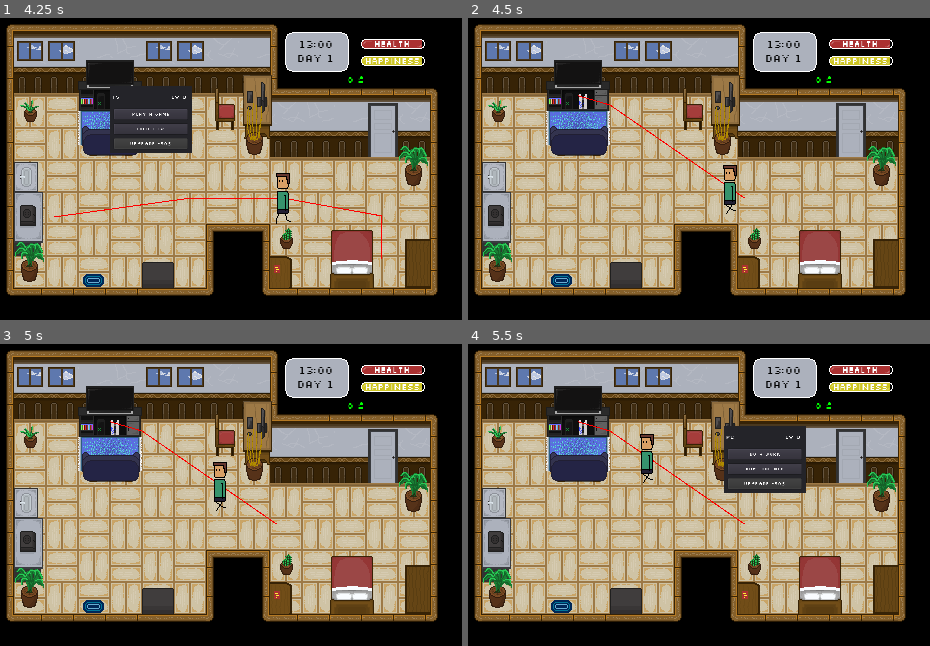
Above: before the commit, frames 1-4 (two rows, left to right).
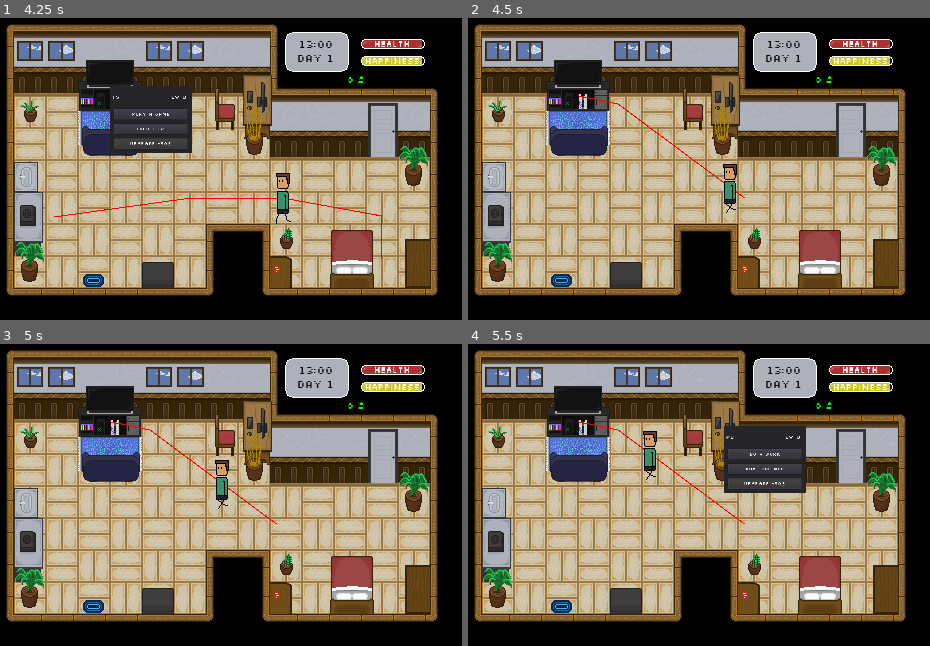
Above: after the commit, the same moments.

Repository: sun-wise-man/work-from-home
Game: Godot game, scene res://scenes/main.tscn
The game is run twice, just before and just after one commit, with the same random seed, the same clock (stepped at 60 frames per second) and the same inputs.
Inputs (mouse positions are in pixels of both pictures, inside the frame that each line leads up to):
- Up to frame 1 (4.25 s): move the mouse to (351, 259) at 0.52 s; click (351, 259) at 0.67 s; click "Go to sleep" at 1.25 s; move the mouse to (27, 217) at 2.02 s; click (27, 217) at 2.17 s; click "Make a meal" at 2.75 s; move the mouse to (110, 87) at 3.52 s; click (110, 87) at 3.67 s
- Up to frame 2 (4.5 s): click "Play a game" at 4.25 s
- Up to frame 3 (5 s): no input
- Up to frame 4 (5.5 s): move the mouse to (722, 425) at 5.02 s; click (722, 425) at 5.17 s

Frame 1 is identical in both runs. In frame 2, 0.4% of the frame differs, in the area x 24-60%, y 25-65%; in frame 3, 0.5%; in frame 4, 0.6%, in the area x 24-60%, y 25-60%.

Commit message:
Changing variable
Changing SFx volume, aligning polygon line

Diff:
--- a/scenes/main.tscn
+++ b/scenes/main.tscn
@@ -47,9 +47,9 @@
 [ext_resource path="res://audio/Sleep/114609__daxter31__snoring.wav" type="AudioStream" id=45]
 
 [sub_resource type="NavigationPolygon" id=1]
-vertices = PoolVector2Array( 64.5887, 93.9015, 248.505, 94.3163, 160.561, 103.316, 95.5613, 103.316, 63.9934, 122.475, 97.0876, 157.617, 64.5613, 150.316, 160.241, 157.302, 248.926, 142.315, 209.561, 196.316, 439.385, 184.104, 440.561, 212.316, 417.061, 212.066, 416.936, 182.982, 340.561, 214.316, 317.561, 212.316, 302.218, 196.477, 288.561, 158.316, 418.078, 158.506, 400.561, 214.316, 40.5613, 150.316, 40.5613, 122.276, 64.5613, 182.316, 72.5613, 182.316, 417.311, 278.316, 400.561, 278.316, 340.561, 278.316, 317.652, 278.372, 144.561, 254.316, 144.561, 270.316, 72.5613, 270.316, 209.561, 254.316, 302.561, 212.316, 256.069, 142.513, 256.069, 157.99 )
-polygons = [ PoolIntArray( 0, 1, 2, 3 ), PoolIntArray( 4, 0, 3, 5, 6 ), PoolIntArray( 7, 2, 1, 8, 9 ), PoolIntArray( 10, 11, 12, 13 ), PoolIntArray( 14, 15, 16, 17, 18, 13, 19 ), PoolIntArray( 20, 21, 4, 6 ), PoolIntArray( 22, 6, 5, 23 ), PoolIntArray( 12, 24, 25, 19, 13 ), PoolIntArray( 26, 27, 15, 14 ), PoolIntArray( 28, 29, 30, 23, 5 ), PoolIntArray( 7, 9, 31, 28, 5 ), PoolIntArray( 15, 32, 16 ), PoolIntArray( 8, 33, 34, 9 ), PoolIntArray( 16, 9, 34, 17 ) ]
-outlines = [ PoolVector2Array( 72.5613, 270.316, 72.5613, 18 …(508 unchanged characters)… , 144.561, 270.316 ), PoolVector2Array( 97.0876, 157.617, 160.241, 157.302, 160.561, 103.316, 95.5613, 103.316 ) ]
+vertices = PoolVector2Array( 302.218, 196.477, 209.561, 196.316, 168.561, 158.316, 256.069, 157.99, 288.561, 158.316, 416.936, 182.982, 439.385, 184.104, 440.561, 212.316, 417.061, 212.066, 418.078, 158.506, 40.5613, 150.316, 40.5613, 122.276, 63.9934, 122.475, 64.5613, 150.316, 417.311, 278.316, 400.561, 278.316, 400.561, 214.316, 168.561, 102.316, 248.926, 142.315, 340.561, 278.316, 317.652, 278.372, 317.561, 212.316, 340.561, 214.316, 144.561, 270.316, 72.5613, 270.316, 72.5613, 182.316, 144.561, 254.316, 64.5613, 182.316, 88.5613, 158.316, 209.561, 254.316, 302.561, 212.316, 256.069, 142.513, 248.505, 94.3163, 64.5887, 93.9015, 88.5613, 102.316 )
+polygons = [ PoolIntArray( 0, 1, 2, 3, 4, 5 ), PoolIntArray( 6, 7, 8, 5 ), PoolIntArray( 4, 9, 5 ), PoolIntArray( 10, 11, 12, 13 ), PoolIntArray( 8, 14, 15, 16, 5 ), PoolIntArray( 3, 2, 17, 18 ), PoolIntArray( 19, 20, 21, 22 ), PoolIntArray( 23, 24, 25, 26 ), PoolIntArray( 25, 27, 13, 28 ), PoolIntArray( 1, 29, 26, 25, 28, 2 ), PoolIntArray( 21, 30, 0, 5 ), PoolIntArray( 18, 31, 3 ), PoolIntArray( 32, 18, 17 ), PoolIntArray( 33, 32, 17, 34 ), PoolIntArray( 12, 33, 34, 28, 13 ), PoolIntArray( 22, 21, 5, 16 ) ]
+outlines = [ PoolVector2Array( 72.5613, 270.316, 72.5613, 18 …(508 unchanged characters)… , 144.561, 270.316 ), PoolVector2Array( 88.5613, 158.316, 168.561, 158.316, 168.561, 102.316, 88.5613, 102.316 ) ]
 
 [sub_resource type="TileSet" id=2]
 0/name = "Floor_Wall_64x.png 0"
@@ -687,15 +687,15 @@
 "name": "idle",
 "speed": 6.0
 }, {
+"frames": [ SubResource( 7 ), SubResource( 8 ), SubResource( 9 ), SubResource( 10 ) ],
+"loop": true,
+"name": "eating",
+"speed": 3.0
+}, {
 "frames": [ ExtResource( 1 ), ExtResource( 5 ), ExtResource( 4 ), ExtResource( 3 ) ],
 "loop": true,
 "name": "walk",
 "speed": 8.0
-}, {
-"frames": [ SubResource( 7 ), SubResource( 8 ), SubResource( 9 ), SubResource( 10 ) ],
-"loop": true,
-"name": "eating",
-"speed": 3.0
 } ]
 
 [sub_resource type="RectangleShape2D" id=12]
@@ -1550,21 +1550,27 @@
 
 [node name="Sleep" type="AudioStreamPlayer" parent="Audio"]
 stream = ExtResource( 45 )
+volume_db = -10.0
 
 [node name="Pc" type="AudioStreamPlayer" parent="Audio"]
 stream = ExtResource( 43 )
+volume_db = -15.0
 
 [node name="Shower" type="AudioStreamPlayer" parent="Audio"]
 stream = ExtResource( 41 )
+volume_db = -10.0
 
 [node name="Eat" type="AudioStreamPlayer" parent="Audio"]
 stream = ExtResource( 40 )
+volume_db = -20.0
 
 [node name="GameOver" type="AudioStreamPlayer" parent="Audio"]
 stream = ExtResource( 44 )
+volume_db = -10.0
 
 [node name="Tv" type="AudioStreamPlayer" parent="Audio"]
 stream = ExtResource( 42 )
+volume_db = -35.0
 [connection signal="hour_pass" from="." to="." method="_on_World_hour_pass"]
 [connection signal="hour_pass" from="." to="Objects/Windows" method="_on_World_hour_pass"]
 [connection signal="hour_pass" from="." to="GUI/Time" method="_on_World_hour_pass"]
@@ -1587,11 +1593,11 @@
 [connection signal="pressed" from="GUI/DecisionPanel/Option1" to="GUI/DecisionPanel" method="_on_Option1_pressed"]
 [connection signal="pressed" from="GUI/DecisionPanel/Option2" to="GUI/DecisionPanel" method="_on_Option2_pressed"]
 [connection signal="visibility_changed" from="GUI/EventPanel" to="GUI/EventPanel" method="_on_EventPanel_visibility_changed"]
-[connection signal="upgrade_object" from="GUI/ActivitySystem" to="Objects/Bathroom" method="_on_ActivitySystem_upgrade_object"]
-[connection signal="upgrade_object" from="GUI/ActivitySystem" to="Objects/Stove" method="_on_ActivitySystem_upgrade_object"]
+[connection signal="upgrade_object" from="GUI/ActivitySystem" to="Objects/PC" method="_on_ActivitySystem_upgrade_object"]
 [connection signal="upgrade_object" from="GUI/ActivitySystem" to="Objects/Bed" method="_on_ActivitySystem_upgrade_object"]
 [connection signal="upgrade_object" from="GUI/ActivitySystem" to="Objects/Console" method="_on_ActivitySystem_upgrade_object"]
-[connection signal="upgrade_object" from="GUI/ActivitySystem" to="Objects/PC" method="_on_ActivitySystem_upgrade_object"]
+[connection signal="upgrade_object" from="GUI/ActivitySystem" to="Objects/Stove" method="_on_ActivitySystem_upgrade_object"]
+[connection signal="upgrade_object" from="GUI/ActivitySystem" to="Objects/Bathroom" method="_on_ActivitySystem_upgrade_object"]
 [connection signal="mouse_entered" from="GUI/ActivitySystem/Panel" to="." method="_on_Panel_mouse_entered"]
 [connection signal="mouse_exited" from="GUI/ActivitySystem/Panel" to="." method="_on_Panel_mouse_exited"]
 [connection signal="mouse_entered" from="GUI/ActivitySystem/Panel/Button" to="." method="_on_Button_mouse_entered"]
